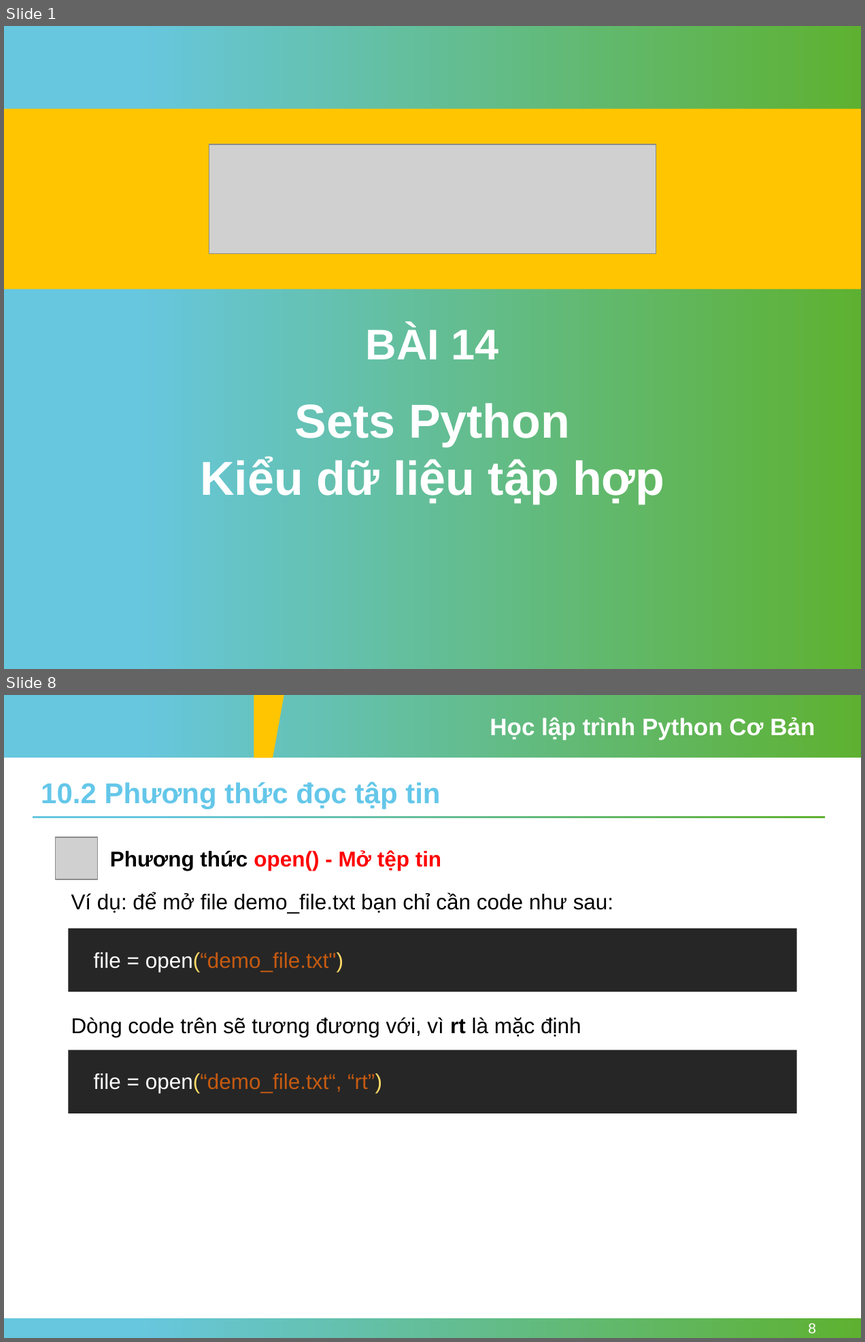
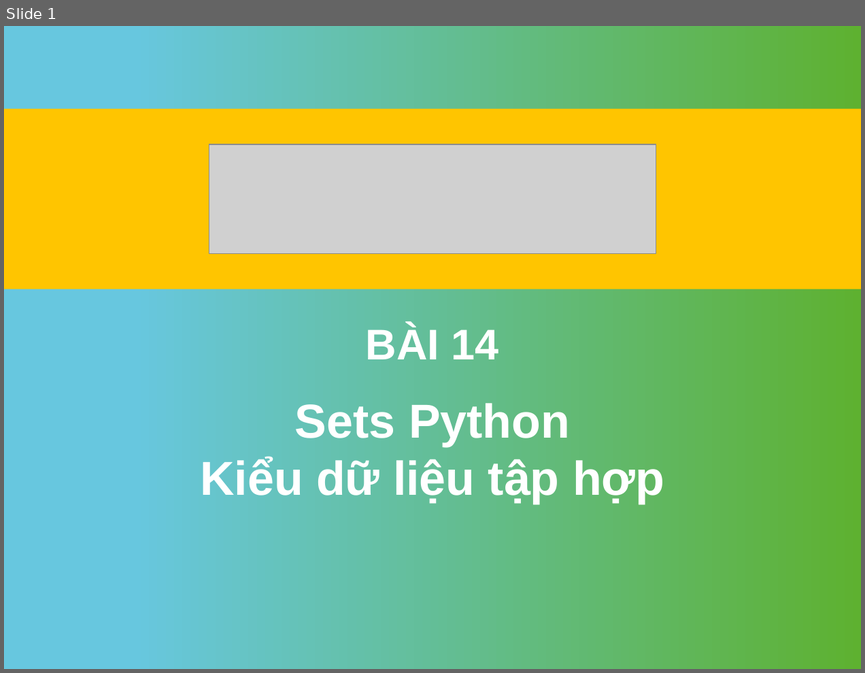
Before and after one commit to nhannn87dn/Learn-Python-Basic, a slide deck: Session-14-Sets/Session-14-Sets-Python.pptx. Shown one above the other, each under a label of ours: slides 1 and 8 before the commit, slide 1 after it; the slides between them are not shown. The pictures are 865x1342 and 865x673 pixels, drawn with LibreOffice and Linux fonts; fonts in the diff are those of the drawing; grey boxes stand for pictures; background and template pictures are left out. Boxes give left, top, right and bottom in pixels: in the first picture for what was removed or moved away, otherwise in the second. Text is boxed around its words. In the diff, an @@ line names an element or a change of style, - is before the commit and + after.

```diff
--- a/Session-14-Sets/Session-14-Sets-Python.pptx
+++ b/Session-14-Sets/Session-14-Sets-Python.pptx
@@ slide 8 removed at [4,695,861,1338], background #FFFFFF @@
@@ rectangle removed at [4,695,861,758] @@
@@ freeform shape removed at [254,695,284,758] @@
@@ text removed at [490,717,815,740] @@
-Học lập trình Python Cơ Bản
@@ text removed at [41,781,440,809] @@
-10.2 Phương thức đọc tập tin
@@ rectangle removed at [33,816,825,818] @@
@@ picture removed at [56,837,97,879] @@
@@ text removed at [110,850,441,870] @@
-Phương thức open() - Mở tệp tin
@@ text removed at [71,892,613,913] @@
-Ví dụ: để mở file demo_file.txt bạn chỉ cần code như sau:
@@ rectangle removed at [68,928,797,991] @@
@@ text removed at [94,952,343,972] @@
-file = open(“demo_file.txt")
@@ text removed at [71,1017,581,1037] @@
-Dòng code trên sẽ tương đương với, vì rt là mặc định
@@ rectangle removed at [68,1050,797,1113] @@
@@ text removed at [94,1073,382,1093] @@
-file = open(“demo_file.txt“, “rt”)
@@ rectangle removed at [4,1318,861,1338] @@
@@ page number removed at [808,1323,816,1333] @@
-8
```
Also in this commit, not shown: 3 slides changed, 7 slides added, 16 other slides removed, 11 other files.
